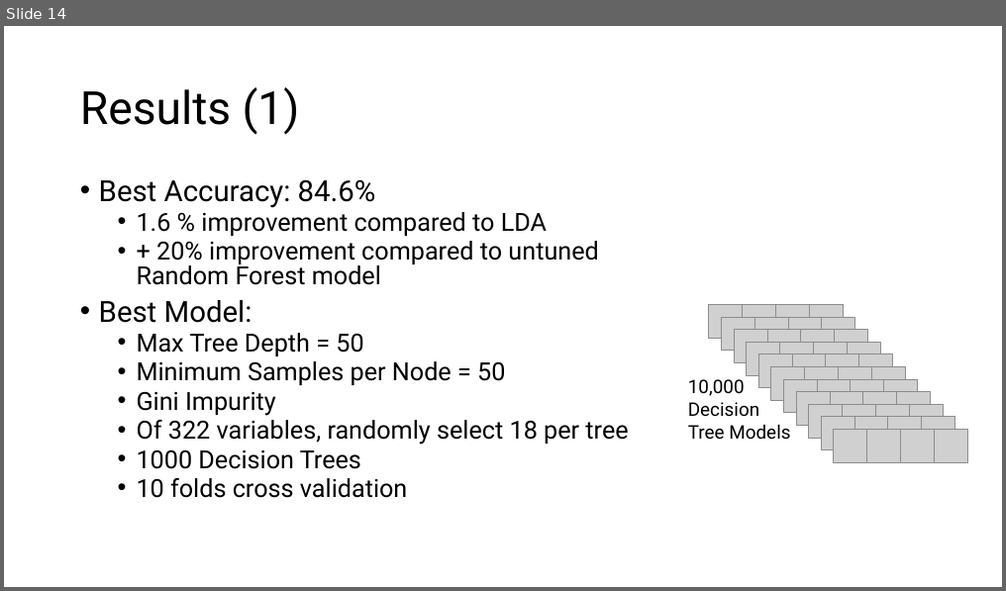
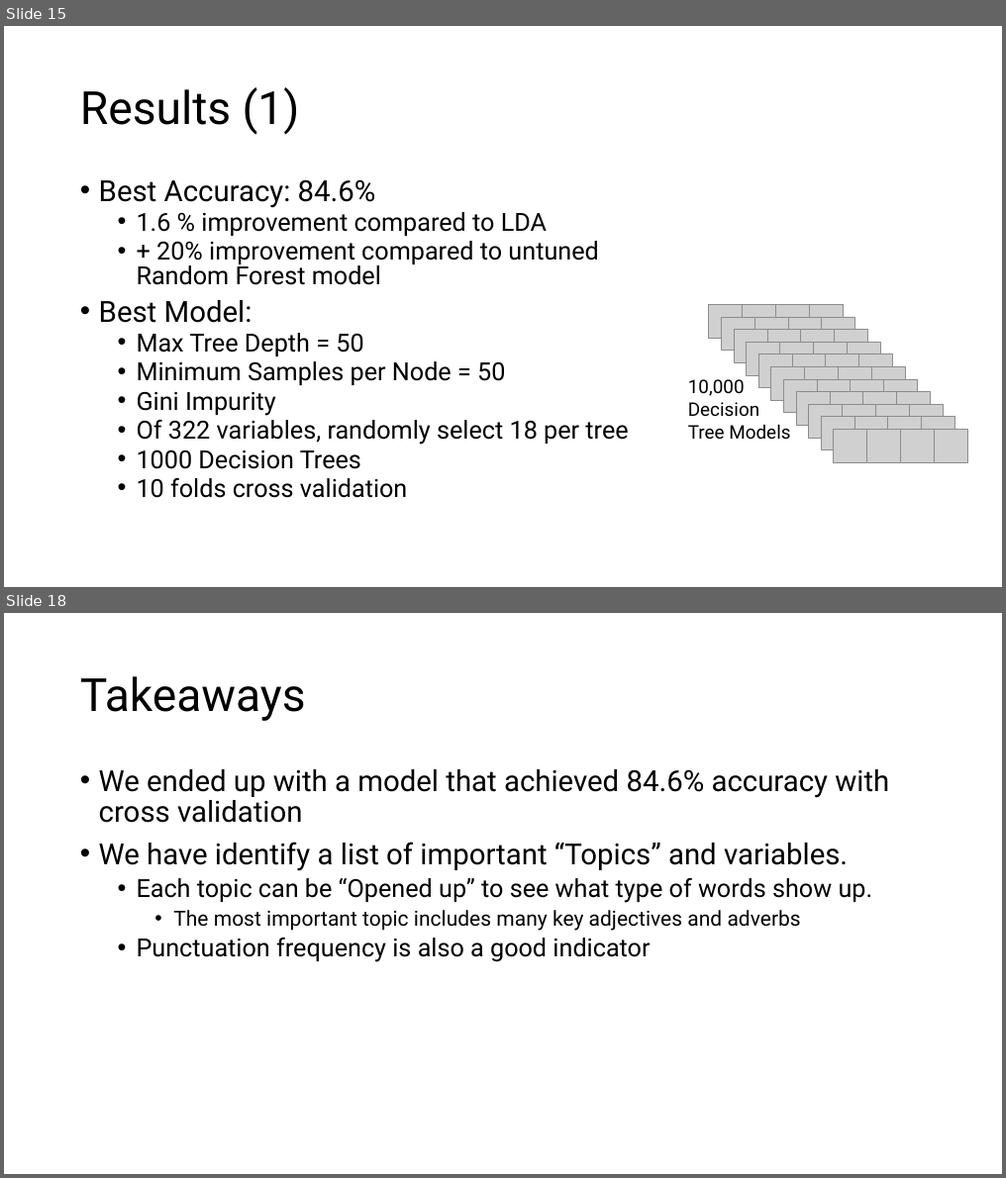
Before and after one commit to chrisgian/Capstone2-NLP-Hotel-Reviews, a slide deck: NLP 2 - Hotel Reviews Deliverable.pptx. Shown one above the other, each under a label of ours: slide 14 before the commit, slides 15 and 18 after it; the slides between them are not shown. The pictures are 1006x591 and 1006x1178 pixels, drawn with LibreOffice and Linux fonts; fonts in the diff are those of the drawing; grey boxes stand for pictures. Boxes give left, top, right and bottom in pixels: in the first picture for what was removed or moved away, otherwise in the second. Text is boxed around its words. In the diff, an @@ line names an element or a change of style, - is before the commit and + after.

```diff
--- a/NLP 2 - Hotel Reviews Deliverable.pptx
+++ b/NLP 2 - Hotel Reviews Deliverable.pptx
@@ slide 18 added at [4, 613, 1002, 1174], background #FFFFFF @@
@@ title added at [80, 676, 306, 721], 44 pt, text #000000 @@
+Takeaways
@@ text added at [99, 769, 889, 962], 28 pt, text #000000 @@
+• We ended up with a model that achieved 84.6% accuracy with cross validation
+• We have identify a list of important “Topics” and variables.
+  • Each topic can be “Opened up” to see what type of words show up.
+    • The most important topic includes many key adjectives and adverbs
+  • Punctuation frequency is also a good indicator
@@ what was slide 14 is now slide 15 @@
```
Also in this commit, not shown: 8 slides changed, 7 other slides added, 6 slides removed, 1 other file.
